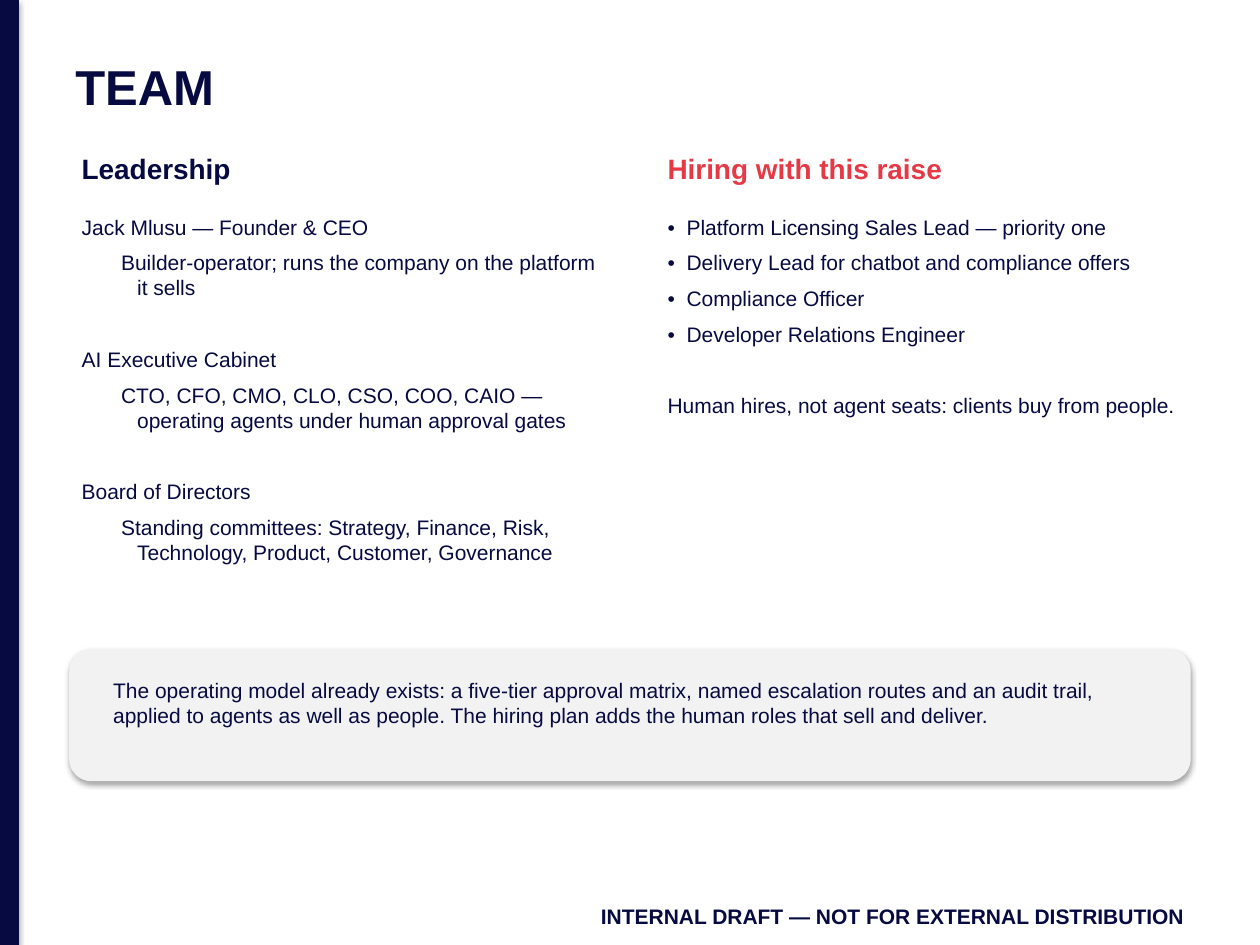
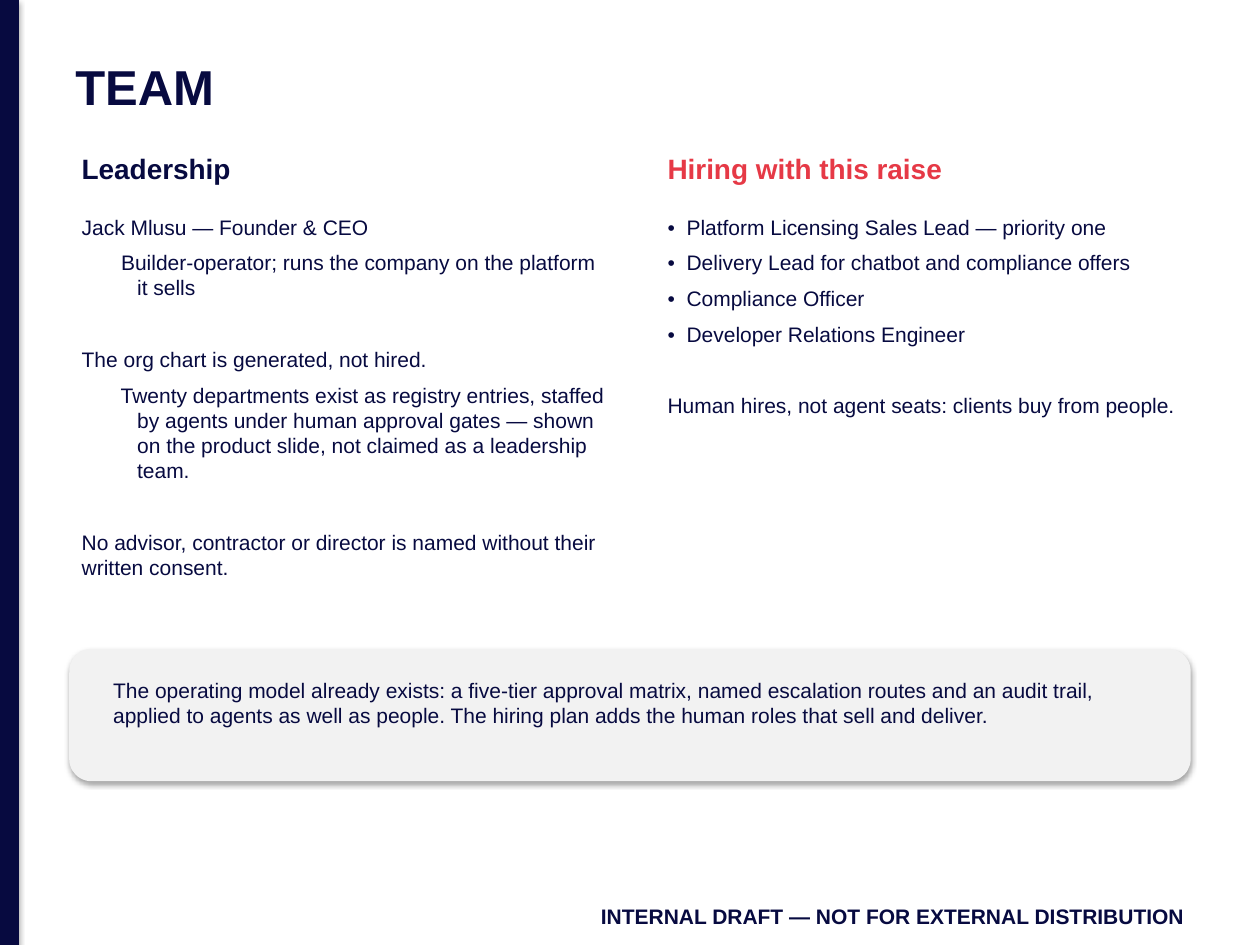
Before and after one commit to jmlusu/light-speed-holdings, a slide deck: slide 9 of static/brand/templates/pitch-deck.pptx. Drawn at 1260x945 pixels with LibreOffice and Linux fonts; fonts in the diff are those of the drawing. Boxes give left, top, right and bottom in pixels: in the first picture for what was removed or moved away, otherwise in the second. Text is boxed around its words. In the diff, an @@ line names an element or a change of style, - is before the commit and + after.

```diff
--- a/static/brand/templates/pitch-deck.pptx
+++ b/static/brand/templates/pitch-deck.pptx
@@ text at (x1=82, y1=351, x2=604, y2=576): text changed @@
-AI Executive Cabinet
-CTO, CFO, CMO, CLO, CSO, COO, CAIO — operating agents under human approval gates
-Board of Directors
-Standing committees: Strategy, Finance, Risk, Technology, Product, Customer, Governance
+The org chart is generated, not hired.
+Twenty departments exist as registry entries, staffed by agents under human approval gates — shown on the product slide, not claimed as a leadership team.
+No advisor, contractor or director is named without their written consent.
```
Also in this commit, not shown: 3 other slides changed, 4 other files.
